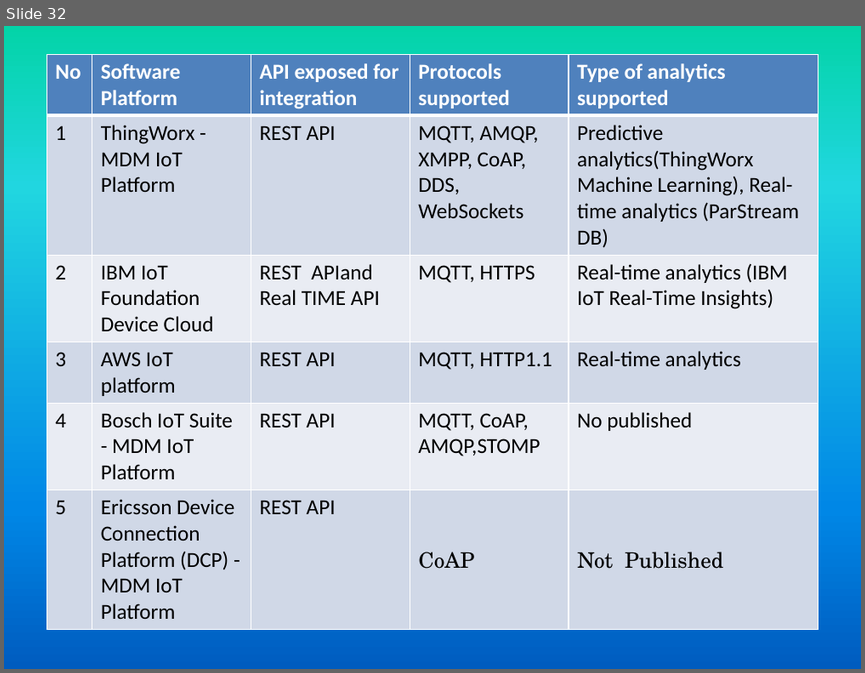
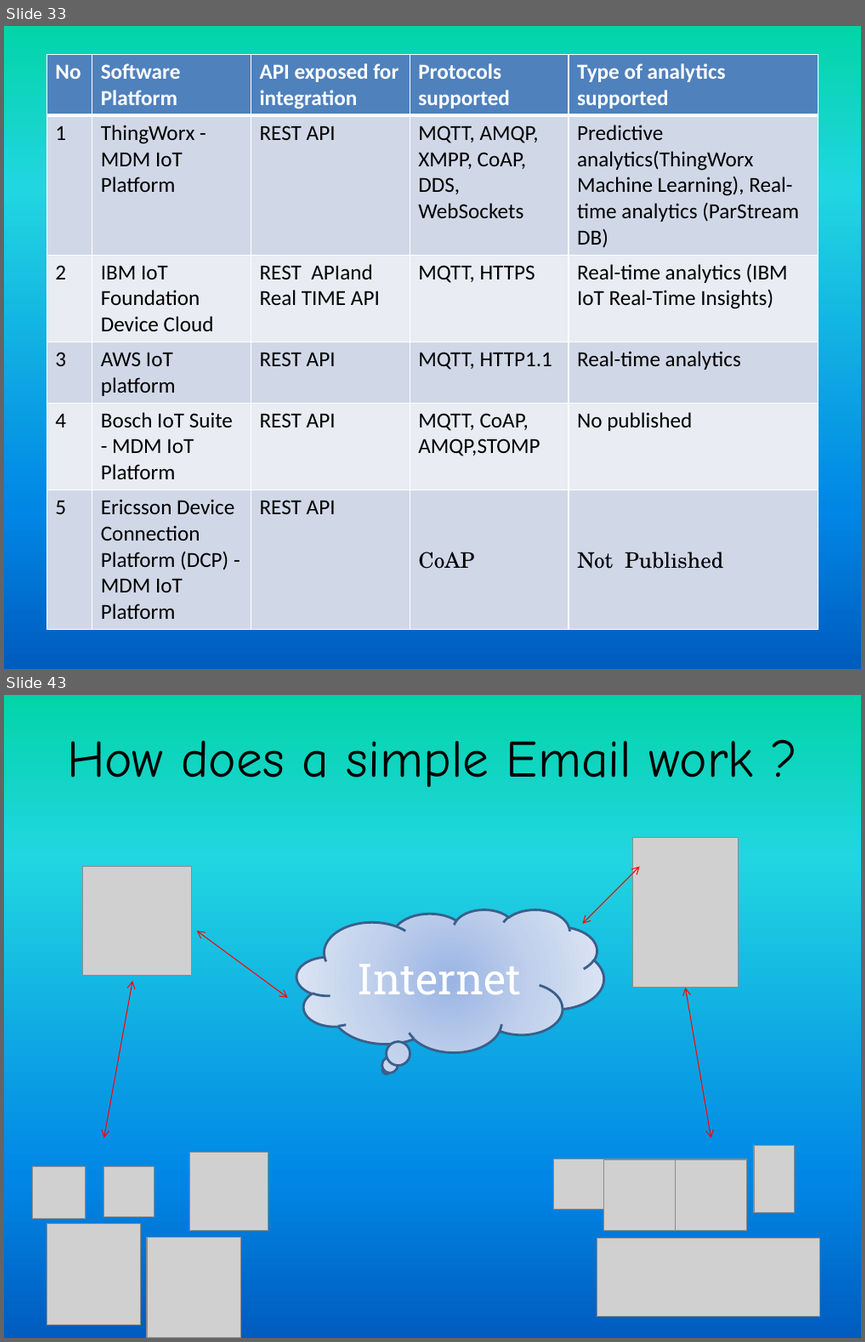
Before and after one commit to girishsukukumar/IOT, a slide deck: IO-1.pptx. Shown one above the other, each under a label of ours: slide 32 before the commit, slides 33 and 43 after it; the slides between them are not shown. The pictures are 865x673 and 865x1342 pixels, drawn with LibreOffice and Linux fonts; fonts in the diff are those of the drawing; grey boxes stand for pictures. Boxes give left, top, right and bottom in pixels: in the first picture for what was removed or moved away, otherwise in the second. Text is boxed around its words. In the diff, an @@ line names an element or a change of style, - is before the commit and + after.

```diff
--- a/IO-1.pptx
+++ b/IO-1.pptx
@@ slide 43 added at [4, 695, 861, 1338], background gradient #03D4A8 to #21D6E0 to #0087E6 to #005CBF @@
@@ text added at [67, 740, 754, 787], 44 pt, text #000000 @@
+How does a simple Email work ?
@@ picture added at [632, 838, 738, 988] @@
@@ picture added at [83, 867, 192, 975] @@
@@ double arrow added from (582, 924) to (640, 867), #FF0000 0.75 pt @@
@@ thought cloud added at [297, 909, 604, 1052], fill gradient #9AB5E4 to #C2D1ED to #E1E8F5, outline #3A5F8C 2 pt, 36 pt, text #FFFFFF @@
+Internet
@@ double arrow added from (197, 930) to (288, 998), #FF0000 0.75 pt @@
@@ double arrow added from (104, 1138) to (132, 981), #FF0000 0.75 pt @@
@@ double arrow added from (711, 1138) to (685, 987), #FF0000 0.75 pt @@
@@ picture added at [190, 1151, 268, 1231] @@
@@ picture added at [754, 1145, 794, 1213] @@
@@ picture added at [32, 1166, 85, 1219] @@
@@ picture added at [104, 1166, 154, 1216] @@
@@ picture added at [554, 1159, 604, 1209] @@
@@ picture added at [604, 1159, 675, 1231] @@
@@ picture added at [675, 1159, 746, 1231] @@
@@ picture added at [46, 1224, 141, 1325] @@
@@ picture added at [147, 1236, 241, 1338] @@
@@ picture added at [597, 1237, 821, 1316] @@
@@ what was slide 32 is now slide 33 @@
```
Also in this commit, not shown: 2 slides changed, 20 other slides added.
